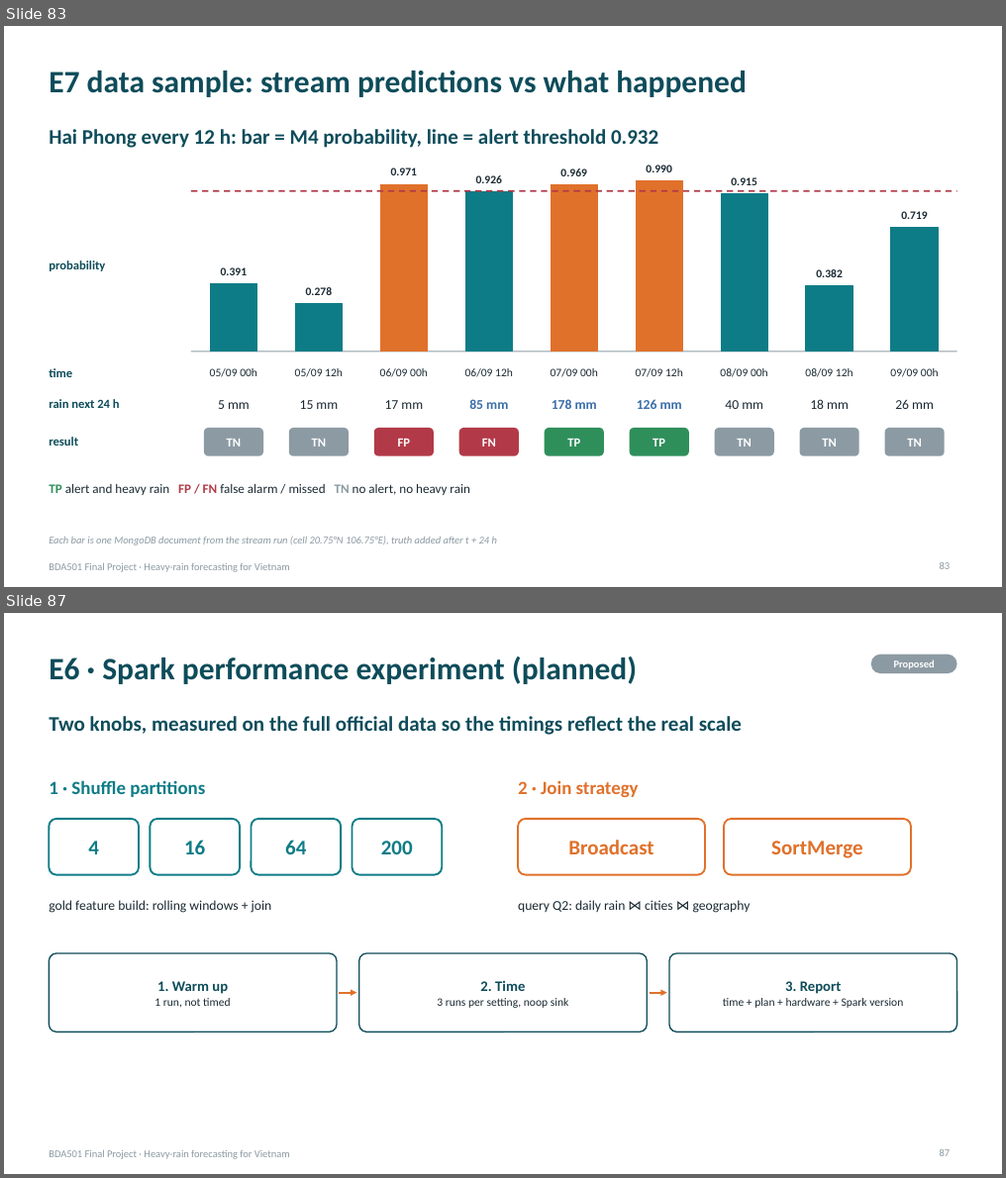
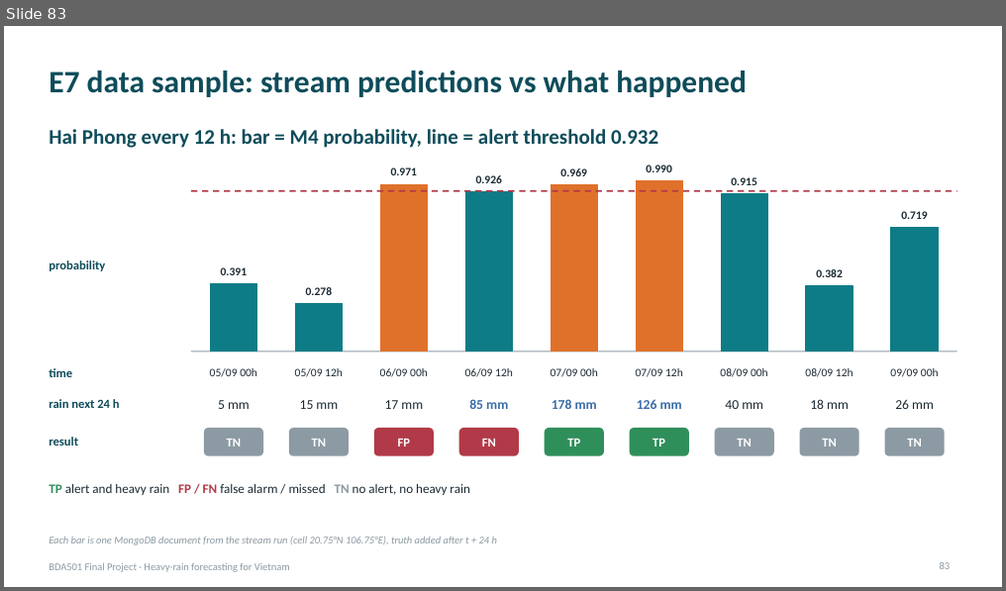
Before and after one commit to PhamLeTanThinh/BDA501_weather, a slide deck: deck/BDA501_Heavy_Rain_Forecast.pptx. Shown one above the other, each under a label of ours: slides 83 and 87 before the commit, slide 83 after it; the slides between them are not shown. The pictures are 1006x1178 and 1006x591 pixels, drawn with LibreOffice and Linux fonts; fonts in the diff are those of the drawing. Boxes give left, top, right and bottom in pixels: in the first picture for what was removed or moved away, otherwise in the second. Text is boxed around its words. In the diff, an @@ line names an element or a change of style, - is before the commit and + after.

```diff
--- a/deck/BDA501_Heavy_Rain_Forecast.pptx
+++ b/deck/BDA501_Heavy_Rain_Forecast.pptx
@@ slide 87 removed at [4, 613, 1002, 1174], background #FFFFFF; not listed: 1 template element that a slide beside it also shows @@
@@ title removed at [49, 657, 637, 684] @@
-E6 · Spark performance experiment (planned)
@@ rounded rectangle removed at [871, 655, 957, 673] @@
-Proposed
@@ text removed at [49, 716, 742, 735] @@
-Two knobs, measured on the full official data so the timings reflect the real scale
@@ text removed at [49, 780, 205, 797] @@
-1 · Shuffle partitions
@@ text removed at [518, 781, 639, 797] @@
-2 · Join strategy
@@ rounded rectangle removed at [49, 819, 139, 875] @@
-4
@@ rounded rectangle removed at [150, 819, 240, 875] @@
-16
@@ rounded rectangle removed at [252, 819, 341, 875] @@
-64
@@ rounded rectangle removed at [352, 819, 442, 875] @@
-200
@@ rounded rectangle removed at [519, 819, 706, 875] @@
-Broadcast
@@ rounded rectangle removed at [724, 819, 912, 875] @@
-SortMerge
@@ text removed at [49, 900, 272, 913] @@
-gold feature build: rolling windows + join
@@ text removed at [518, 900, 750, 913] @@
-query Q2: daily rain ⋈ cities ⋈ geography
@@ rounded rectangle removed at [49, 954, 337, 1032] @@
@@ rounded rectangle removed at [358, 954, 647, 1032] @@
@@ rounded rectangle removed at [669, 954, 957, 1032] @@
@@ text removed at [154, 981, 231, 1007] @@
-1. Warm up
-1 run, not timed
@@ arrow removed from (339, 993) to (356, 993) @@
@@ text removed at [437, 980, 568, 1008] @@
-2. Time
-3 runs per setting, noop sink
@@ arrow removed from (649, 993) to (667, 993) @@
@@ text removed at [723, 981, 903, 1008] @@
-3. Report
-time + plan + hardware + Spark version
@@ page number removed at [940, 1150, 950, 1157] @@
-87
```
Also in this commit, not shown: 12 slides changed, 4 slides added, 1 other slide removed, 33 other files.
